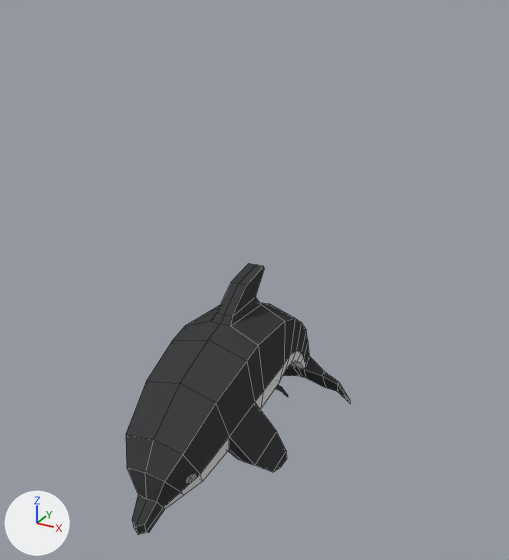
A saved change to the Blender file assets/static.blend.
The view is the same before and after, from a 50 mm lens placed at (209.0, -365.0, 268.0), pointed at (14.0, -10.0, 90.0). Lighting does not change. The marker at lower left points along +X, +Y and +Z. The first picture is the older version. Mesh edges are drawn as thin lines on the coarser meshes.

Objects in the first picture: 'Dolphin-col' and 1 more.
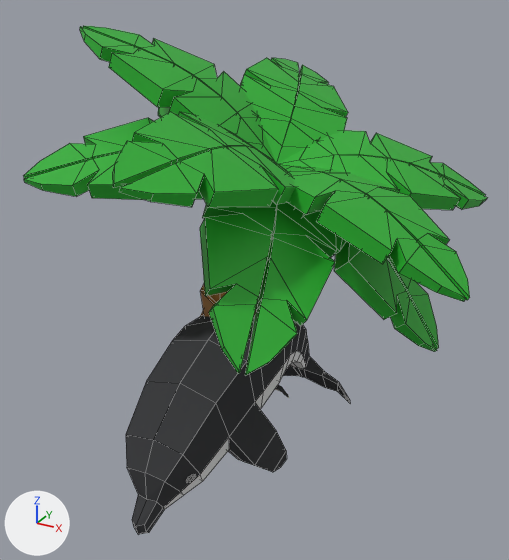
Boxes [x1, y1, x2, y2] around the edits, measured in the pictures (509 x 560 px):
'PalmTree-col', added: after [23, 25, 487, 375]
    faces in mat_green (green #28af2e): [23, 25, 487, 375]
    faces in mat_wood (brown #a37035): [200, 284, 257, 317]

Edits to the bpy script that builds the scene:
```text
Add me_cube_002:
    me_cube_002.from_pydata(...)  # 1070 vertices, 1048 faces; spans x -5.0..7.0, y -6.0..6.0, z 0.0..238.0
    # faces by material slot: [208, 840]
    me_cube_002.materials.append(mat_wood)  # brown #a37035
    me_cube_002.materials.append(mat_green)  # green #28af2e
Add ob_palmtree_col:
    ob_palmtree_col = bpy.data.objects.new('PalmTree-col', me_cube_002)
    ob_palmtree_col.location = (0.0, 0.0, 0.0)
    ob_palmtree_col.scale = (22.0, 22.0, 1.0)
```
